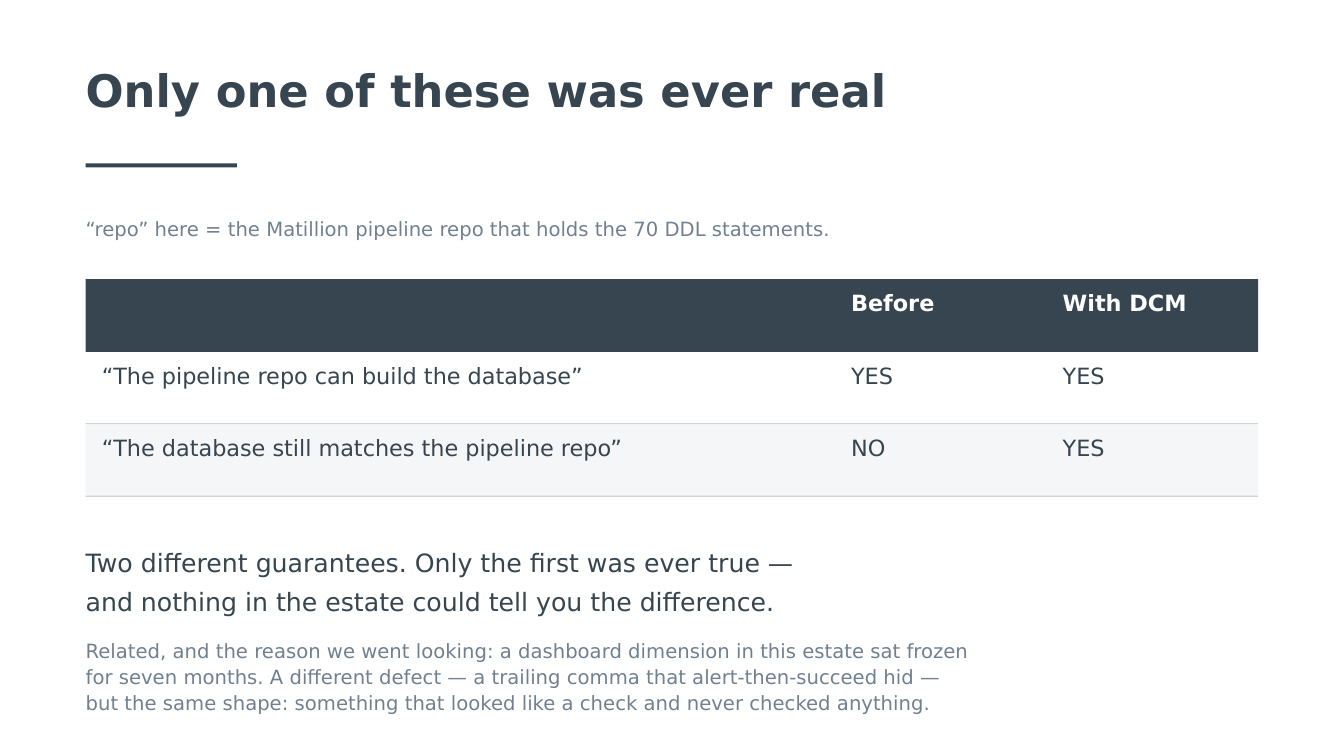
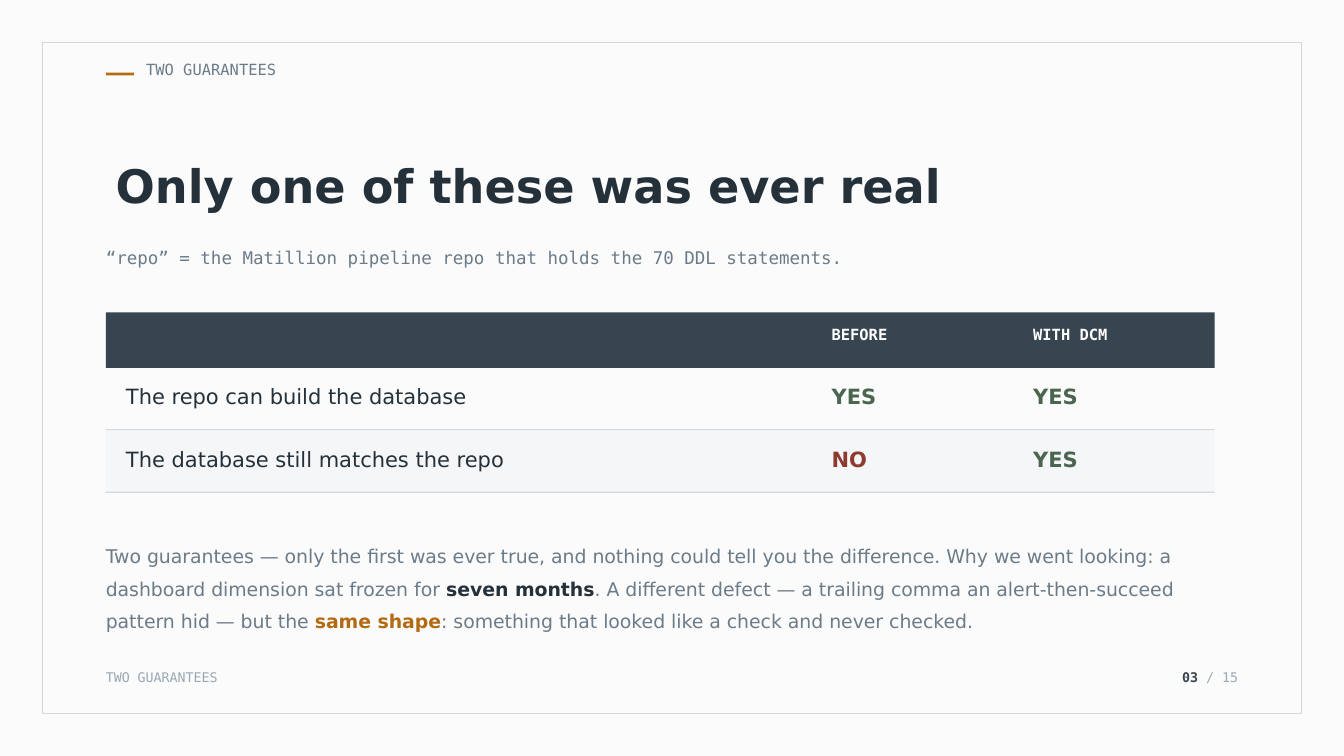
Before and after one commit to Codefordataengg/DMC_PBI, a slide deck: slide 3 of docs/DCM_Presentation.pptx. Drawn at 1344x756 pixels with LibreOffice and Linux fonts; fonts in the diff are those of the drawing. Boxes give left, top, right and bottom in pixels: in the first picture for what was removed or moved away, otherwise in the second. Text is boxed around its words. In the diff, an @@ line names an element or a change of style, - is before the commit and + after.

```diff
--- a/docs/DCM_Presentation.pptx
+++ b/docs/DCM_Presentation.pptx
@@ background #FFFFFF to #FBFBFC @@
@@ rectangle added at (x1=42, y1=42, x2=1302, y2=714), outline #D3D8DD 1 pt @@
@@ rectangle resized from (x1=86, y1=163, x2=237, y2=167) to (x1=106, y1=73, x2=134, y2=76) @@
@@ rectangle at (x1=106, y1=73, x2=134, y2=76): fill #36454F to #B26B12 @@
@@ text added at (x1=146, y1=63, x2=276, y2=75), 11 pt, text #6C7B88 @@
+TWO GUARANTEES
@@ text "Only one of these was ..." moved from (x1=86, y1=73, x2=886, y2=117) to (x1=116, y1=168, x2=941, y2=213) @@
@@ text "Only one of these was ..." at (x1=116, y1=168, x2=941, y2=213): size 32 to 33 pt, text colour #36454F to #25313A; line spacing 1 to 1.02 @@
@@ text at (x1=106, y1=250, x2=842, y2=268): text changed; size 14 to 12.5 pt; font DejaVu Sans to DejaVu Sans Mono; text colour #708090 to #6C7B88 @@
-“repo” here = the Matillion pipeline repo that holds the 70 DDL statements.
+“repo” = the Matillion pipeline repo that holds the 70 DDL statements.
@@ rectangle resized from (x1=86, y1=279, x2=1258, y2=352) to (x1=106, y1=313, x2=1215, y2=368) @@
@@ text at (x1=832, y1=328, x2=888, y2=340): text changed; size 16 to 11 pt; font DejaVu Sans to DejaVu Sans Mono @@
-Before
+BEFORE
@@ text at (x1=1033, y1=328, x2=1108, y2=340): text changed; size 16 to 11 pt; font DejaVu Sans to DejaVu Sans Mono @@
-With DCM
+WITH DCM
@@ text at (x1=126, y1=388, x2=466, y2=409): text changed; size 16 to 15 pt; text colour #36454F to #25313A @@
-“The pipeline repo can build the database”
+The repo can build the database
@@ text "YES" moved from (x1=851, y1=367, x2=893, y2=385) to (x1=832, y1=388, x2=877, y2=405) @@
@@ size 16 to 15 pt, text colour #36454F to #4B6650, bold on; more space between paragraphs in 3 elements at (x1=1033, y1=451, x2=1078, y2=468), (x1=832, y1=388, x2=877, y2=405), (x1=1033, y1=388, x2=1078, y2=405) @@
@@ text "YES" moved from (x1=1063, y1=367, x2=1105, y2=385) to (x1=1033, y1=388, x2=1078, y2=405) @@
@@ rectangle resized from (x1=86, y1=424, x2=1258, y2=497) to (x1=106, y1=431, x2=1215, y2=493) @@
@@ rectangle at (x1=106, y1=430, x2=1215, y2=431): fill #D3D3D3 to #D3D8DD @@
@@ rectangle resized from (x1=86, y1=423, x2=1258, y2=424) to (x1=106, y1=430, x2=1215, y2=431) @@
@@ text "NO" moved from (x1=851, y1=439, x2=885, y2=457) to (x1=832, y1=451, x2=867, y2=468) @@
@@ text "NO" at (x1=832, y1=451, x2=867, y2=468): size 16 to 15 pt, text colour #36454F to #8C3B2E, bold on; more space between paragraphs @@
@@ text "YES" moved from (x1=1063, y1=439, x2=1105, y2=457) to (x1=1033, y1=451, x2=1078, y2=468) @@
@@ text at (x1=126, y1=451, x2=504, y2=472): text changed; size 16 to 15 pt; text colour #36454F to #25313A @@
-“The database still matches the pipeline repo”
+The database still matches the repo
@@ rectangle resized from (x1=86, y1=496, x2=1258, y2=497) to (x1=106, y1=492, x2=1215, y2=493) @@
@@ rectangle at (x1=106, y1=492, x2=1215, y2=493): fill #D3D3D3 to #D3D8DD @@
@@ text at (x1=106, y1=548, x2=1173, y2=632): text changed; size 14 to 13.5 pt; text colour #708090 to #6C7B88 @@
-Two different guarantees. Only the first was ever true —
-and nothing in the estate could tell you the difference.
-Related, and the reason we went looking: a dashboard dimension in this estate sat frozen
-for seven months. A different defect — a trailing comma that alert-then-succeed hid —
-but the same shape: something that looked like a check and never checked anything.
+Two guarantees — only the first was ever true, and nothing could tell you the difference. Why we went looking: a dashboard dimension sat frozen for seven months. A different defect — a trailing comma an alert-then-succeed pattern hid — but the same shape: something that looked like a check and never checked.
@@ text added at (x1=106, y1=672, x2=218, y2=682), 9.5 pt, text #9AA8B3 @@
+TWO GUARANTEES
@@ text added at (x1=1182, y1=672, x2=1238, y2=682), 9.5 pt, text #9AA8B3 @@
+03 / 15
```
Also in this commit, not shown: 8 other slides changed, 6 slides added, 9 slides removed, 4 other files.
